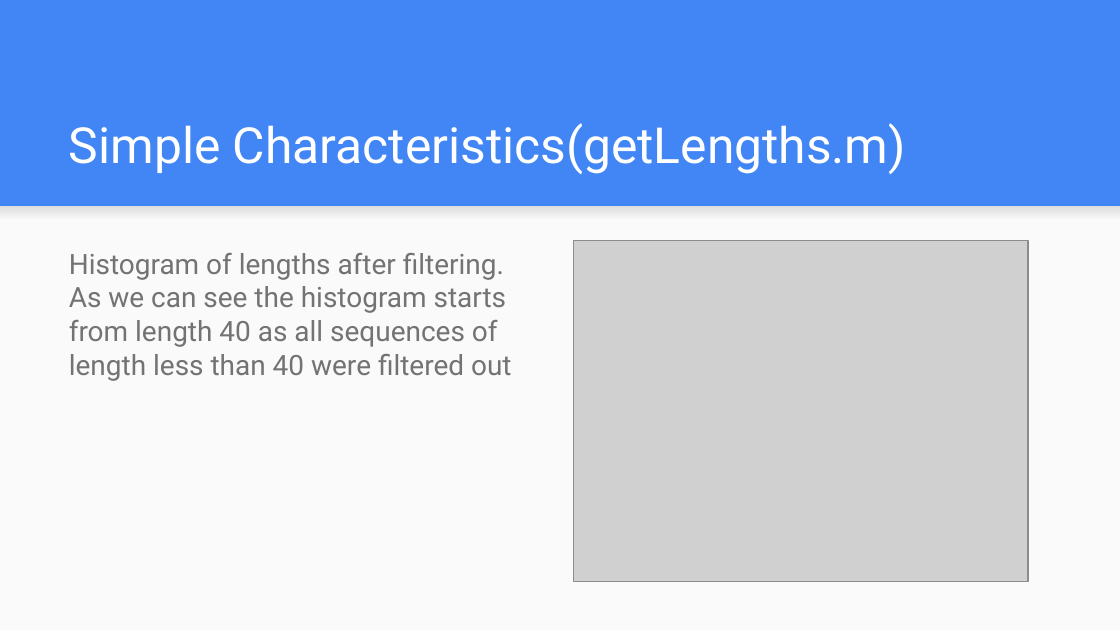
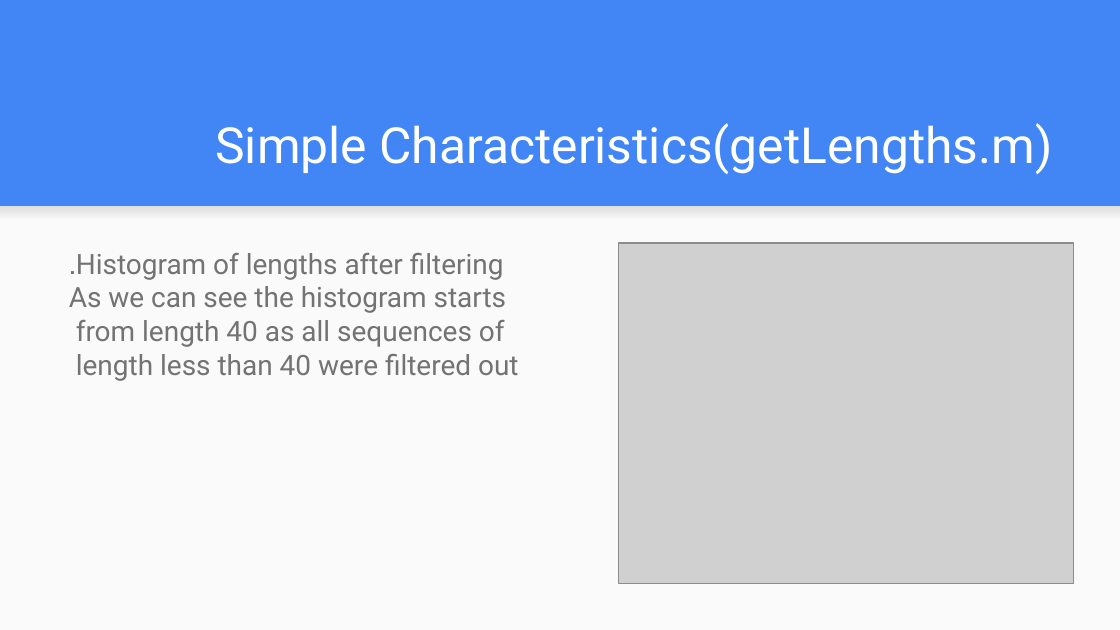
Before and after one commit to orzuk/OEIS, a slide deck: slide 5 of Filtering and summary statistics/filtering+stats.pptx. Drawn at 1120x630 pixels with LibreOffice and Linux fonts; fonts in the diff are those of the drawing; grey boxes stand for pictures. Boxes give left, top, right and bottom in pixels: in the first picture for what was removed or moved away, otherwise in the second. Text is boxed around its words. In the diff, an @@ line names an element or a change of style, - is before the commit and + after.

```diff
--- a/Filtering and summary statistics/filtering+stats.pptx
+++ b/Filtering and summary statistics/filtering+stats.pptx
@@ text "Simple Characteristics(getLengths.m)" at bbox=[215, 123, 1052, 174]: alignment left to right @@
@@ text "Histogram of lengths after filtering." rewrapped from bbox=[69, 253, 512, 381] to bbox=[69, 253, 519, 381] @@
@@ picture: place and size @@
-picture at bbox=[573, 241, 1028, 581]
+picture at bbox=[619, 243, 1074, 584]
```
Also in this commit, not shown: 18 other slides changed.
